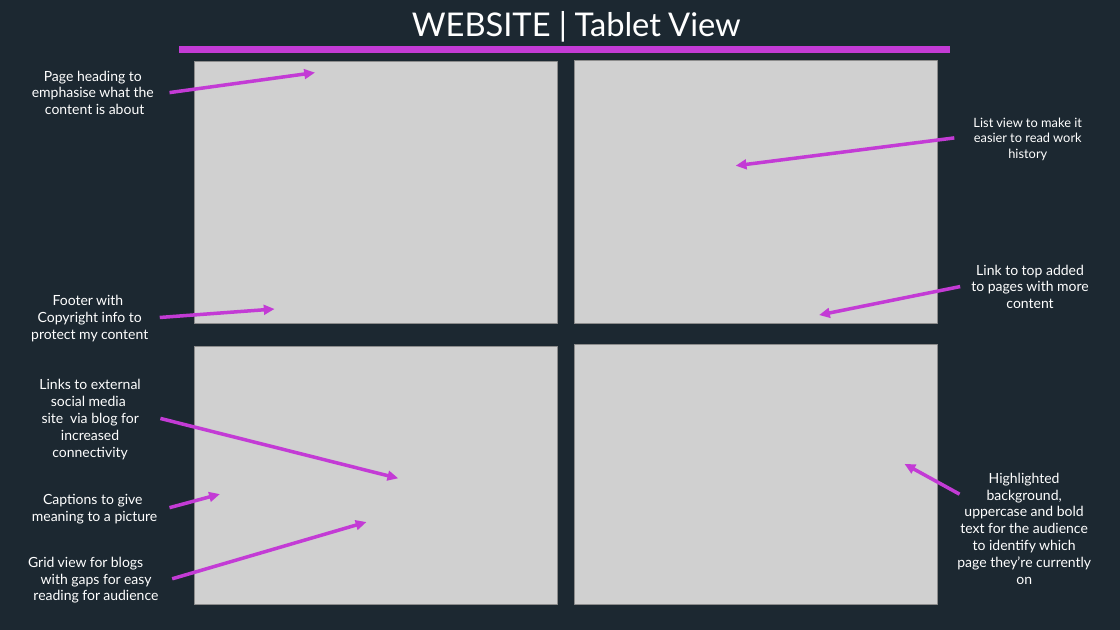
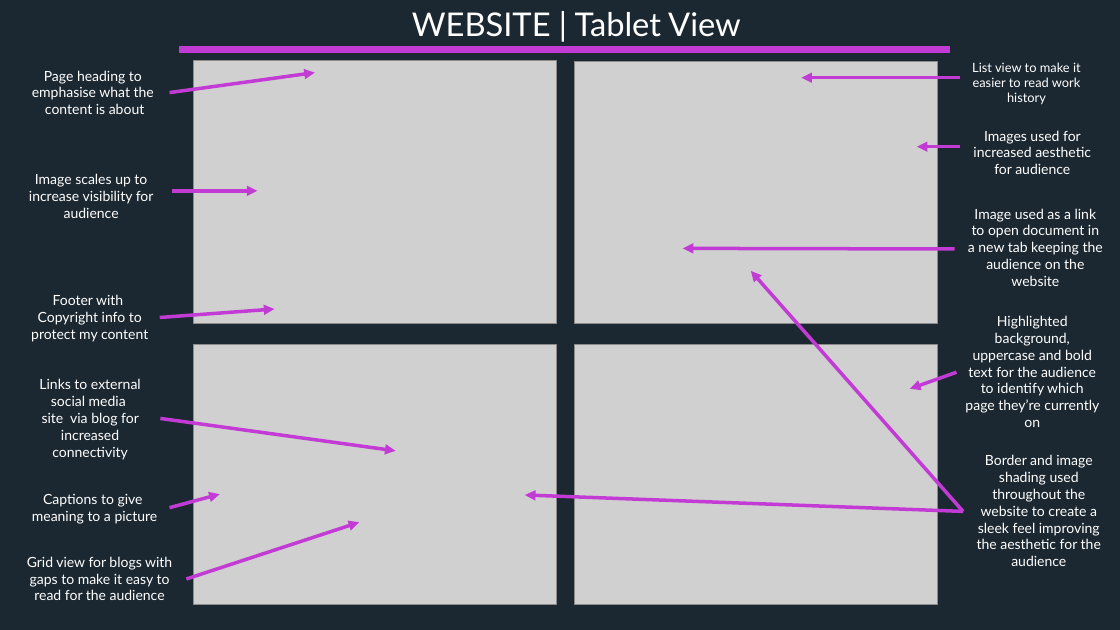
Before and after one commit to mdart86/Portfolio_Website, a slide deck: slide 9 of Michael-Dart_T1A2 Slidedeck.pptx. Drawn at 1120x630 pixels with LibreOffice and Linux fonts; fonts in the diff are those of the drawing; grey boxes stand for pictures. Boxes give left, top, right and bottom in pixels: in the first picture for what was removed or moved away, otherwise in the second. Text is boxed around its words. In the diff, an @@ line names an element or a change of style, - is before the commit and + after.

```diff
--- a/Michael-Dart_T1A2 Slidedeck.pptx
+++ b/Michael-Dart_T1A2 Slidedeck.pptx
@@ text "List view to make it ...": place and size @@
-text "List view to make it ..." at box(973, 117, 1082, 160)
+text "List view to make it ..." at box(972, 62, 1081, 105)
@@ arrow moved from (954, 138) - (736, 166) to (960, 78) - (802, 78) @@
@@ arrow added from (960, 147) to (918, 147), #C33BD5 3 pt @@
@@ text added at box(973, 130, 1091, 174), 12 pt, text #FFFFFF @@
+Images used for increased aesthetic for audience
@@ text added at box(29, 173, 154, 218), 12 pt, text #FFFFFF @@
+Image scales up to increase visibility for audience
@@ arrow added from (172, 191) to (257, 191), #C33BD5 3 pt @@
@@ text added at box(968, 208, 1103, 286), 12 pt, text #FFFFFF @@
+Image used as a link to open document in a new tab keeping the audience on the website
@@ arrow moved from (960, 287) - (819, 315) to (954, 249) - (683, 249) @@
@@ text removed at box(971, 264, 1089, 308) @@
-Link to top added to pages with more content
@@ arrow added from (964, 512) to (751, 271), #C33BD5 3 pt @@
@@ text "Highlighted background, uppercase and bold ...": place and size @@
-text "Highlighted background, uppercase and bold ..." at box(957, 472, 1091, 584)
+text "Highlighted background, uppercase and bold ..." at box(965, 315, 1099, 427)
@@ arrow moved from (960, 494) - (905, 464) to (957, 372) - (910, 389) @@
@@ arrow moved from (160, 418) - (398, 478) to (160, 418) - (396, 451) @@
@@ text added at box(977, 454, 1101, 566), 12 pt, text #FFFFFF @@
+Border and image shading used throughout the website to create a sleek feel improving the aesthetic for the audience
@@ arrow added from (964, 512) to (525, 495), #C33BD5 3 pt @@
@@ arrow moved from (172, 579) - (366, 523) to (187, 579) - (360, 523) @@
@@ text at box(27, 556, 172, 600): text changed @@
-Grid view for blogs
-with gaps for easy reading for audience
+Grid view for blogs with gaps to make it easy to read for the audience
```
Also in this commit, not shown: 4 other slides changed, 26 other files.
